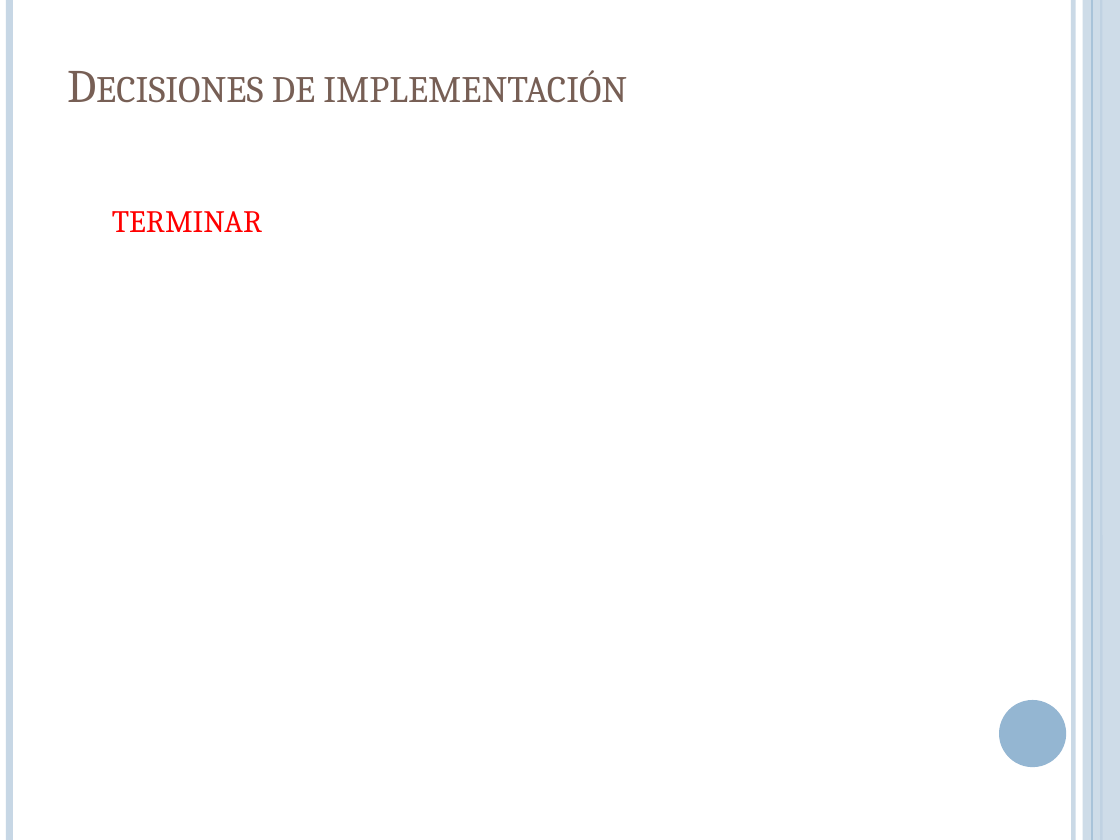
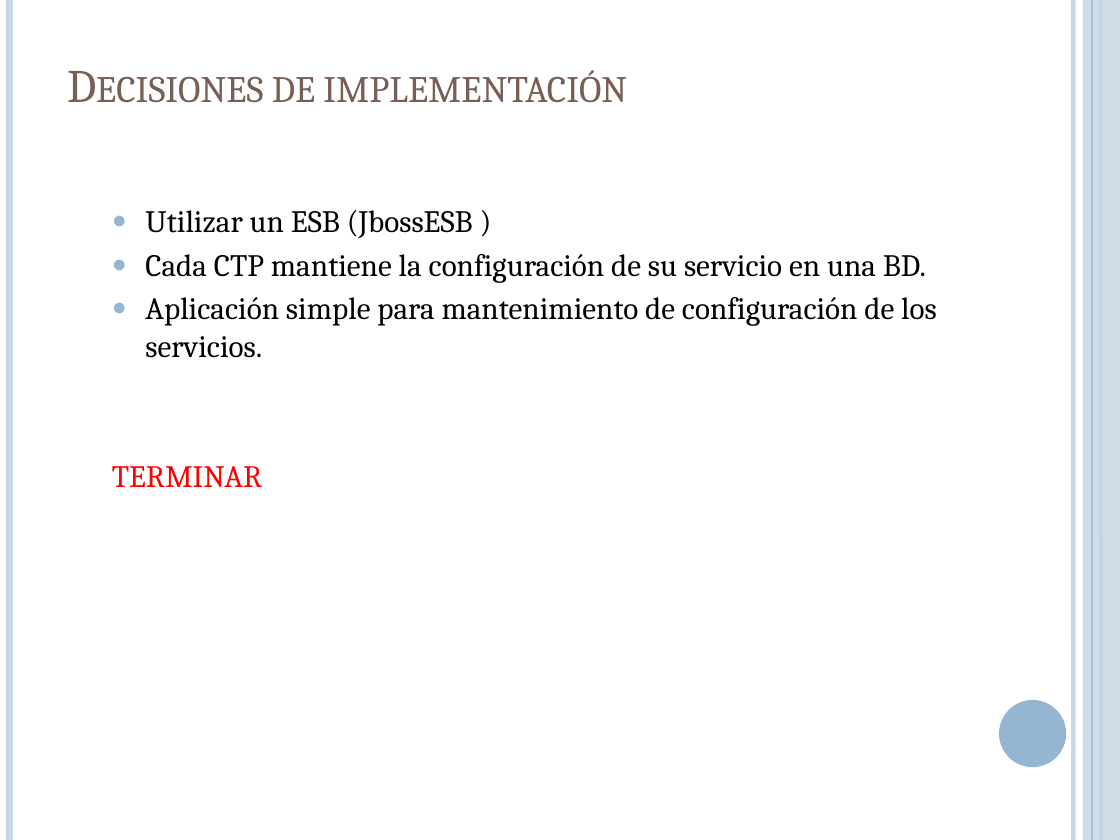
Before and after one commit to lcpaso1/integracion-gis-pge, a slide deck: slide 23 of Presentacion.pptx. Drawn at 1120x840 pixels with LibreOffice and Linux fonts; fonts in the diff are those of the drawing. Boxes give left, top, right and bottom in pixels: in the first picture for what was removed or moved away, otherwise in the second. Text is boxed around its words. In the diff, an @@ line names an element or a change of style, - is before the commit and + after.

```diff
--- a/Presentacion.pptx
+++ b/Presentacion.pptx
@@ text at box(145, 210, 937, 358): paragraphs added @@
+  ● Utilizar un ESB (JbossESB )
+  ● Cada CTP mantiene la configuración de su servicio en una BD.
+  ● Aplicación simple para mantenimiento de configuración de los servicios.
```
Also in this commit, not shown: 1 other slide changed.
